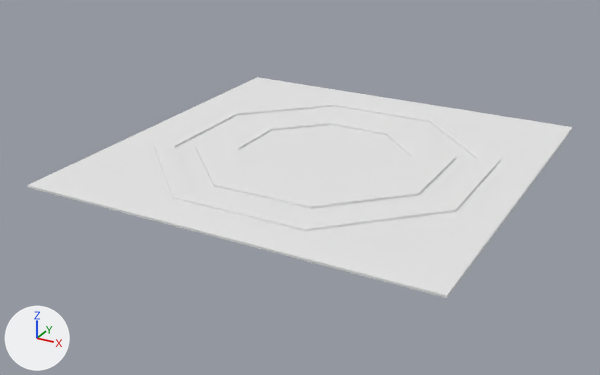
An edit to the OBJ model The_Dune_Project/Assets/Models/env/Modular Temple/Prop_Rug_Sun.obj, drawn before and after from the same camera.
Rendered twice from a camera (50 mm lens) standing at (0.88, -1.723, 0.76) and looking at (-0.035, -0.058, -0.072). Lighting does not change. The marker at lower left points along +X, +Y and +Z. Where no turn or scale is listed for an object, it has been applied to the vertices.
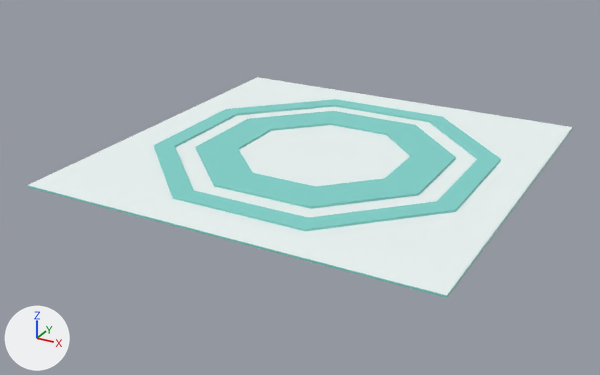
What the commit changed:
Material 'Blue_Fabric_1' (mat_blue_fabric_1) changes colour from white #e7e7e7 to cyan #83d2cb; in linear values from (0.8, 0.8, 0.8) to (0.228, 0.647, 0.6).

Location of each change, [x1, y1, x2, y2] in pixels of the pictures (600 x 375 px):
'object1', recoloured: [27, 77, 573, 298] in both
